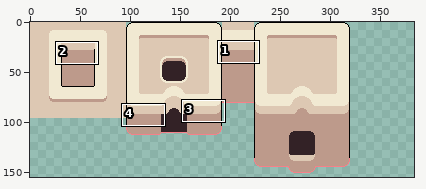
Sprite sheet -- assets/art_resources/tiles/sandstone-slums.png. The first picture is a wide view before the edit; the outline marks the close-up.
Close-up. The starting point:
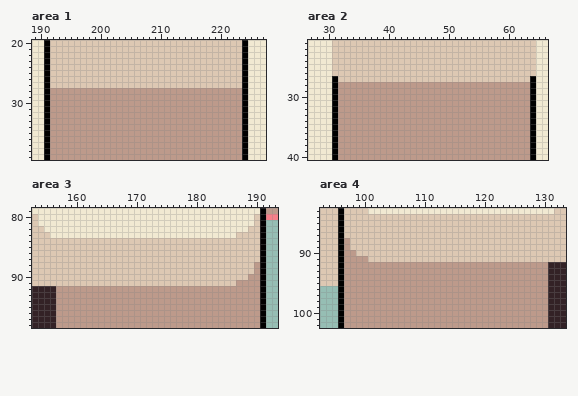
The file is 384x160 pixels. Shown: area 1: x 189..227, y 20..39; area 2: x 27..66, y 21..40; area 3: x 153..193, y 79..98; area 4: x 93..133, y 83..102. The wide view leaves out empty margins. The commit also changed other parts of the picture, which this record leaves out.
And afterwards:
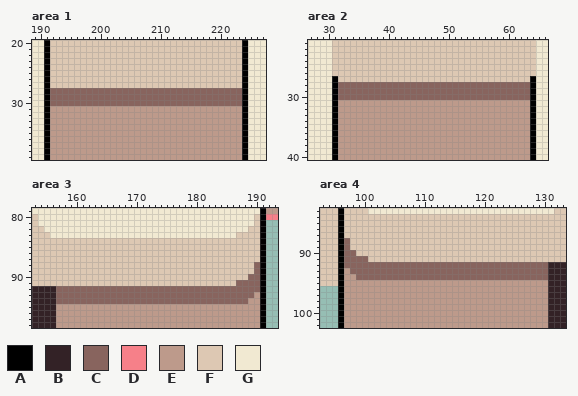
Palette (. is transparent): A #000000  B #332226  C #88645e  D #f68089  E #bd9a8b  F #ddc8b3  G #f1e9d2
Changes in this commit:
--- area 1
@@ x 189..227 @@
 27 GGAFFFFFFFFFFFFFFFFFFFFFFFFFFFFFFFFAGGG
-28 GGAEEEEEEEEEEEEEEEEEEEEEEEEEEEEEEEEAGGG
-29 GGAEEEEEEEEEEEEEEEEEEEEEEEEEEEEEEEEAGGG
-30 GGAEEEEEEEEEEEEEEEEEEEEEEEEEEEEEEEEAGGG
+28 GGACCCCCCCCCCCCCCCCCCCCCCCCCCCCCCCCAGGG
+29 GGACCCCCCCCCCCCCCCCCCCCCCCCCCCCCCCCAGGG
+30 GGACCCCCCCCCCCCCCCCCCCCCCCCCCCCCCCCAGGG
 31 GGAEEEEEEEEEEEEEEEEEEEEEEEEEEEEEEEEAGGG
--- area 2
@@ x 27..66 @@
 27 GGGGAFFFFFFFFFFFFFFFFFFFFFFFFFFFFFFFFAGG
-28 GGGGAEEEEEEEEEEEEEEEEEEEEEEEEEEEEEEEEAGG
-29 GGGGAEEEEEEEEEEEEEEEEEEEEEEEEEEEEEEEEAGG
-30 GGGGAEEEEEEEEEEEEEEEEEEEEEEEEEEEEEEEEAGG
+28 GGGGACCCCCCCCCCCCCCCCCCCCCCCCCCCCCCCCAGG
+29 GGGGACCCCCCCCCCCCCCCCCCCCCCCCCCCCCCCCAGG
+30 GGGGACCCCCCCCCCCCCCCCCCCCCCCCCCCCCCCCAGG
 31 GGGGAEEEEEEEEEEEEEEEEEEEEEEEEEEEEEEEEAGG
--- area 3
@@ x 153..193 @@
 87 FFFFFFFFFFFFFFFFFFFFFFFFFFFFFFFFFFFFFFA..
-88 FFFFFFFFFFFFFFFFFFFFFFFFFFFFFFFFFFFFFEA..
-89 FFFFFFFFFFFFFFFFFFFFFFFFFFFFFFFFFFFFFEA..
-90 FFFFFFFFFFFFFFFFFFFFFFFFFFFFFFFFFFFFEEA..
-91 FFFFFFFFFFFFFFFFFFFFFFFFFFFFFFFFFFEEEEA..
-92 BBBBEEEEEEEEEEEEEEEEEEEEEEEEEEEEEEEEEEA..
-93 BBBBEEEEEEEEEEEEEEEEEEEEEEEEEEEEEEEEEEA..
-94 BBBBEEEEEEEEEEEEEEEEEEEEEEEEEEEEEEEEEEA..
+88 FFFFFFFFFFFFFFFFFFFFFFFFFFFFFFFFFFFFFCA..
+89 FFFFFFFFFFFFFFFFFFFFFFFFFFFFFFFFFFFFFCA..
+90 FFFFFFFFFFFFFFFFFFFFFFFFFFFFFFFFFFFFCCA..
+91 FFFFFFFFFFFFFFFFFFFFFFFFFFFFFFFFFFCCCCA..
+92 BBBBCCCCCCCCCCCCCCCCCCCCCCCCCCCCCCCCCCA..
+93 BBBBCCCCCCCCCCCCCCCCCCCCCCCCCCCCCCCCCEA..
+94 BBBBCCCCCCCCCCCCCCCCCCCCCCCCCCCCCCCCEEA..
 95 BBBBEEEEEEEEEEEEEEEEEEEEEEEEEEEEEEEEEEA..
--- area 4
@@ x 93..133 @@
  87 FFFAFFFFFFFFFFFFFFFFFFFFFFFFFFFFFFFFFFFFF
- 88 FFFAEFFFFFFFFFFFFFFFFFFFFFFFFFFFFFFFFFFFF
- 89 FFFAEFFFFFFFFFFFFFFFFFFFFFFFFFFFFFFFFFFFF
- 90 FFFAEEFFFFFFFFFFFFFFFFFFFFFFFFFFFFFFFFFFF
- 91 FFFAEEEEFFFFFFFFFFFFFFFFFFFFFFFFFFFFFFFFF
- 92 FFFAEEEEEEEEEEEEEEEEEEEEEEEEEEEEEEEEEEBBB
- 93 FFFAEEEEEEEEEEEEEEEEEEEEEEEEEEEEEEEEEEBBB
- 94 FFFAEEEEEEEEEEEEEEEEEEEEEEEEEEEEEEEEEEBBB
+ 88 FFFACFFFFFFFFFFFFFFFFFFFFFFFFFFFFFFFFFFFF
+ 89 FFFACFFFFFFFFFFFFFFFFFFFFFFFFFFFFFFFFFFFF
+ 90 FFFACCFFFFFFFFFFFFFFFFFFFFFFFFFFFFFFFFFFF
+ 91 FFFACCCCFFFFFFFFFFFFFFFFFFFFFFFFFFFFFFFFF
+ 92 FFFACCCCCCCCCCCCCCCCCCCCCCCCCCCCCCCCCCBBB
+ 93 FFFAECCCCCCCCCCCCCCCCCCCCCCCCCCCCCCCCCBBB
+ 94 FFFAEECCCCCCCCCCCCCCCCCCCCCCCCCCCCCCCCBBB
  95 FFFAEEEEEEEEEEEEEEEEEEEEEEEEEEEEEEEEEEBBB
Pixel boxes of the changes (left, top, right, bottom) in both close-ups:
changed: (50, 88, 242, 106)
changed: (338, 82, 530, 100)
changed: (56, 262, 260, 304)
changed: (344, 238, 548, 280)
